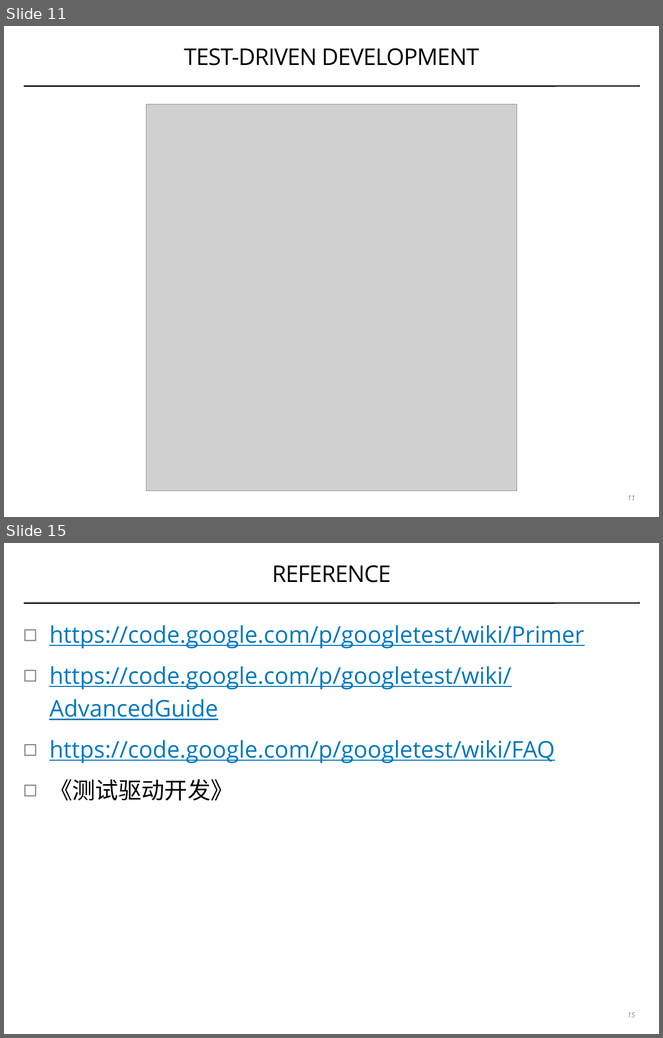
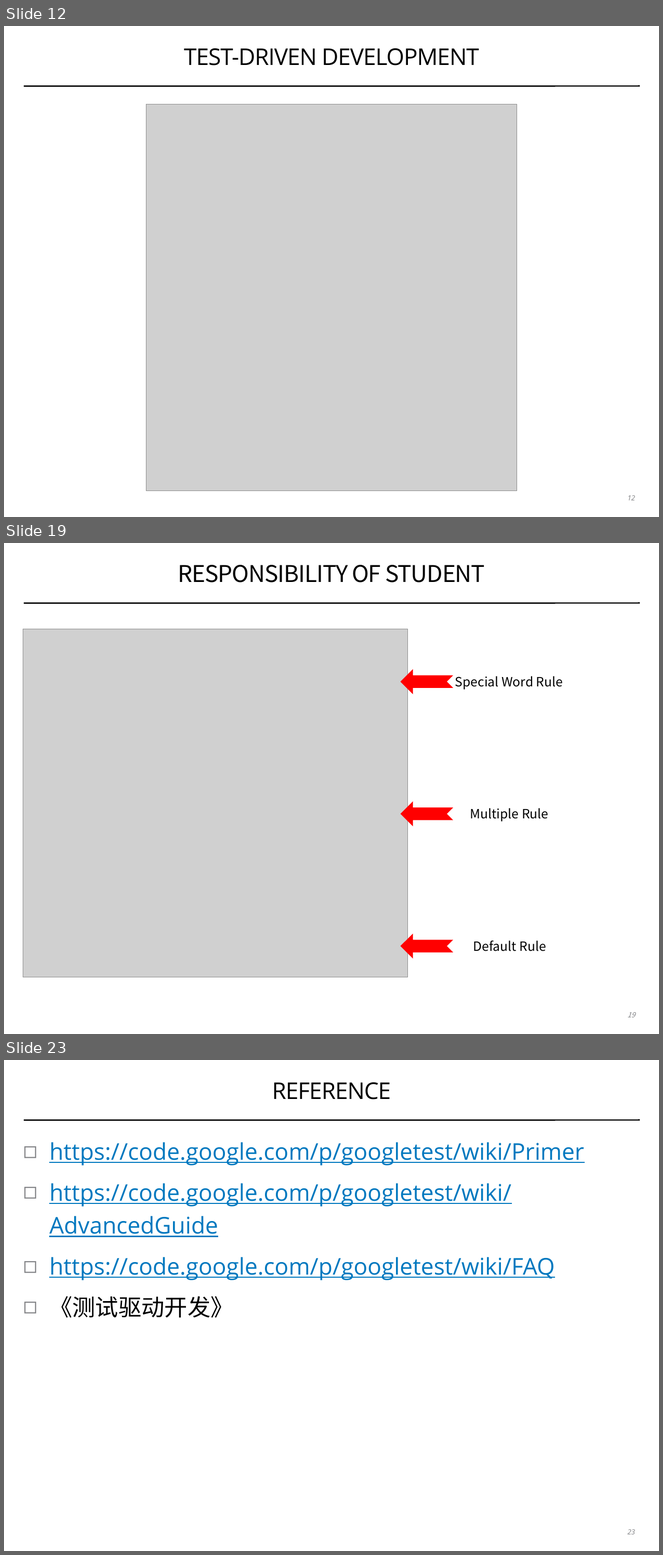
Before and after one commit to coney/c-training, a slide deck: UT/.slides/01-introduction-to-gtest.pptx. Shown one above the other, each under a label of ours: slides 11 and 15 before the commit, slides 12, 19 and 23 after it; the slides between them are not shown. The pictures are 663x1038 and 663x1555 pixels, drawn with LibreOffice and Linux fonts; fonts in the diff are those of the drawing; grey boxes stand for pictures. Boxes give left, top, right and bottom in pixels: in the first picture for what was removed or moved away, otherwise in the second. Text is boxed around its words. In the diff, an @@ line names an element or a change of style, - is before the commit and + after.

```diff
--- a/UT/.slides/01-introduction-to-gtest.pptx
+++ b/UT/.slides/01-introduction-to-gtest.pptx
@@ slide 19 added at [4, 543, 659, 1034], background #FFFFFF; not listed: 1 template element that a slide beside it also shows @@
@@ title added at [178, 565, 485, 583], 36 pt, text #000000 @@
+RESPONSIBILITY OF STUDENT
@@ picture added at [23, 629, 408, 977] @@
@@ notched right arrow added at [401, 669, 453, 695], fill #FF0000 @@
@@ text added at [455, 676, 563, 690], 20 pt, text #000000 @@
+Special Word Rule
@@ notched right arrow added at [401, 801, 453, 827], fill #FF0000 @@
@@ text added at [470, 808, 548, 822], 20 pt, text #000000 @@
+Multiple Rule
@@ notched right arrow added at [401, 934, 453, 959], fill #FF0000 @@
@@ text added at [474, 941, 546, 952], 20 pt, text #000000 @@
+Default Rule
@@ page number added at [627, 1013, 635, 1018], 11 pt, text #808184, italic @@
+19
@@ what was slide 11 is now slide 12 @@
@@ page number at [627, 496, 635, 501]: text changed @@
-11
+12
@@ what was slide 15 is now slide 23 @@
@@ page number at [627, 1530, 635, 1535]: text changed @@
-15
+23
```
Also in this commit, not shown: 6 slides changed, 7 other slides added, 10 other files.
